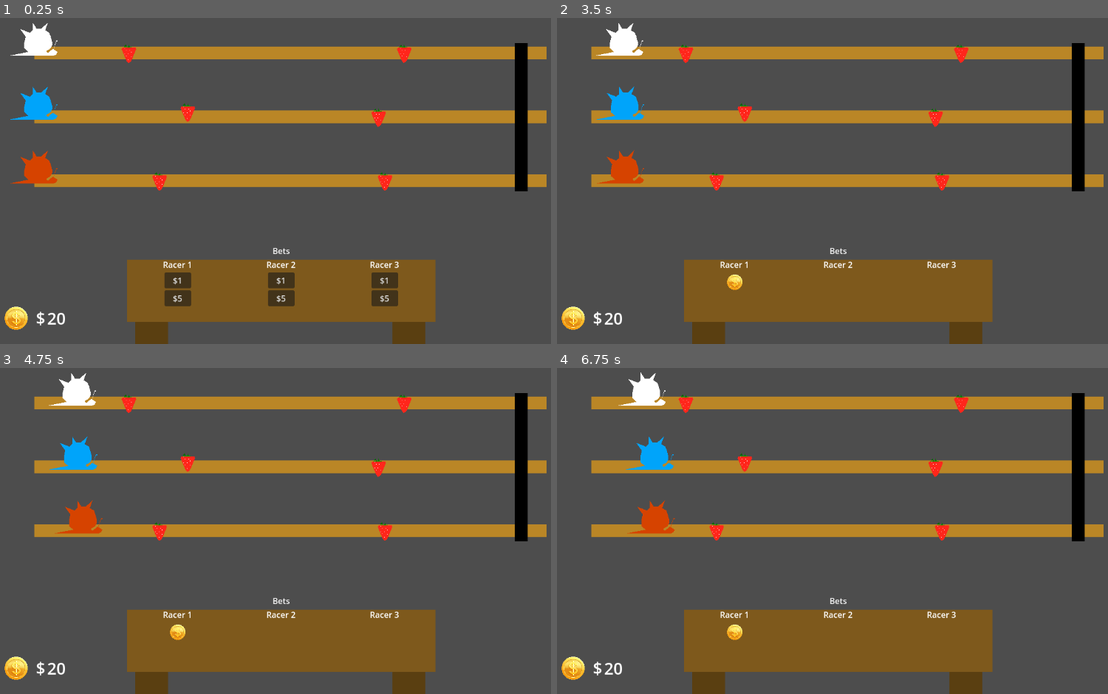
Above: before the commit, frames 1-4 (two rows, left to right).
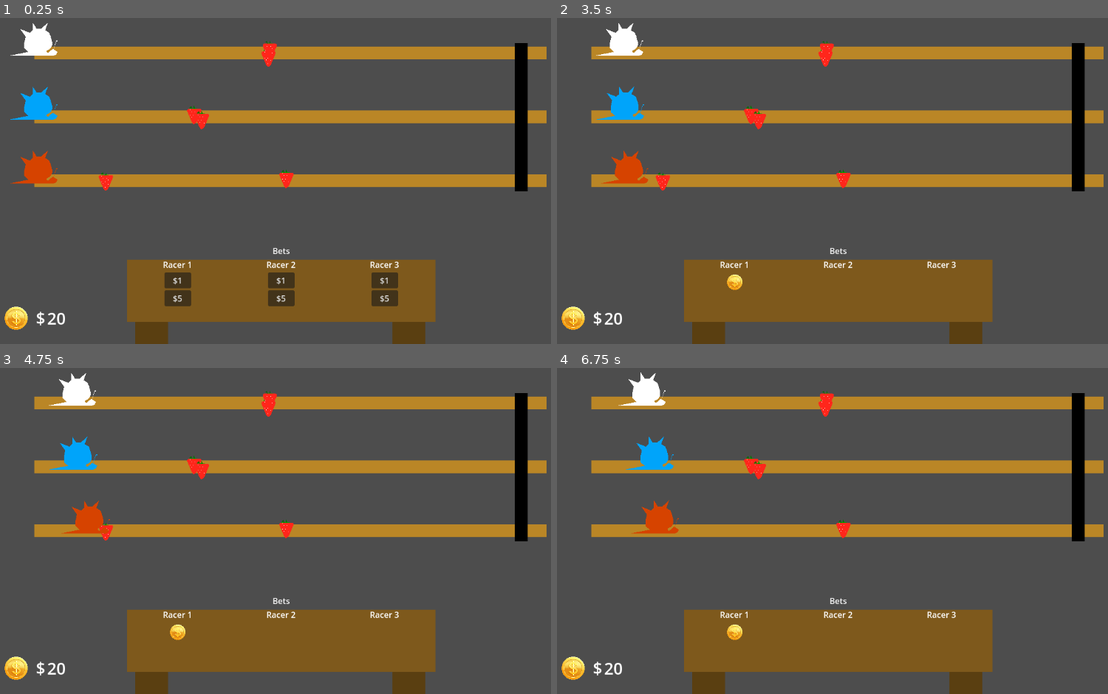
Above: after the commit, the same moments.

Repository: pradoh97/snail-race
Game: Godot game, scene res://level.tscn
The game is run twice, just before and just after one commit, with the same random seed, the same clock (stepped at 60 frames per second) and the same inputs.
Inputs:
- Up to frame 1 (0.25 s): no input
- Up to frame 2 (3.5 s): click "$1" at 0.5 s
- Up to frame 3 (4.75 s): no input
- Up to frame 4 (6.75 s): no input

The runs differ from the first frame. In frame 1, 1.0% of the frame differs, in the area x 17-75%, y 7-53%; in frame 2, 1.2%; in frame 3, 1.2%, in the area x 10-75%, y 7-53%; in frame 4, 1.1%.

Commit message:
Randomly spawn traps

Diff:
--- a/level.gd
+++ b/level.gd
@@ -8,6 +8,7 @@
 	for racer: Racer in $Racers.get_children():
 		racer.racer_number = racer_number
 		racer_number += 1
+	place_traps()
 
 func _on_finish_line_body_entered(body):
 	if not winner:
@@ -24,3 +25,9 @@
 func _on_restart_pressed():
 	winner = ""
 	get_tree().reload_current_scene()
+
+func place_traps():
+	var random_position = 0
+	for trap: Trap in %Traps.get_children():
+		random_position = randi_range(%TrapsSafeMargins.get_child(0).global_position.x, %TrapsSafeMargins.get_child(1).global_position.x)
+		trap.global_position.x = random_position
--- a/level.tscn
+++ b/level.tscn
@@ -30,10 +30,19 @@
 [sub_resource type="GradientTexture2D" id="GradientTexture2D_f2txt"]
 gradient = SubResource("Gradient_0b4ue")
 
-[node name="Node" type="Node2D"]
+[node name="Level" type="Node2D"]
 script = ExtResource("1_vonw3")
 
 [node name="RaceTrack" type="Node2D" parent="."]
+
+[node name="TrapsSafeMargins" type="Node2D" parent="RaceTrack"]
+unique_name_in_owner = true
+
+[node name="Left" type="Marker2D" parent="RaceTrack/TrapsSafeMargins"]
+position = Vector2(47, 50)
+
+[node name="Right" type="Marker2D" parent="RaceTrack/TrapsSafeMargins"]
+position = Vector2(334, 50)
 
 [node name="Track1" type="Line2D" parent="RaceTrack"]
 points = PackedVector2Array(0, 0, 400, 0)
@@ -61,24 +70,25 @@
 shape = SubResource("RectangleShape2D_oi3di")
 
 [node name="Traps" type="Node2D" parent="RaceTrack"]
+unique_name_in_owner = true
 
 [node name="Strawberry" parent="RaceTrack/Traps" instance=ExtResource("3_f2txt")]
-position = Vector2(74, 0)
+position = Vector2(73, 3)
 
 [node name="Strawberry2" parent="RaceTrack/Traps" instance=ExtResource("3_f2txt")]
-position = Vector2(120, 46)
+position = Vector2(120, 48)
 
 [node name="Strawberry3" parent="RaceTrack/Traps" instance=ExtResource("3_f2txt")]
 position = Vector2(98, 100)
 
 [node name="Strawberry4" parent="RaceTrack/Traps" instance=ExtResource("3_f2txt")]
-position = Vector2(274, 100)
+position = Vector2(274, 98)
 
 [node name="Strawberry6" parent="RaceTrack/Traps" instance=ExtResource("3_f2txt")]
-position = Vector2(289, 0)
+position = Vector2(289, -3)
 
 [node name="Strawberry5" parent="RaceTrack/Traps" instance=ExtResource("3_f2txt")]
-position = Vector2(269, 50)
+position = Vector2(269, 52)
 
 [node name="Camera2D" type="Camera2D" parent="."]
 position = Vector2(193, 98)
